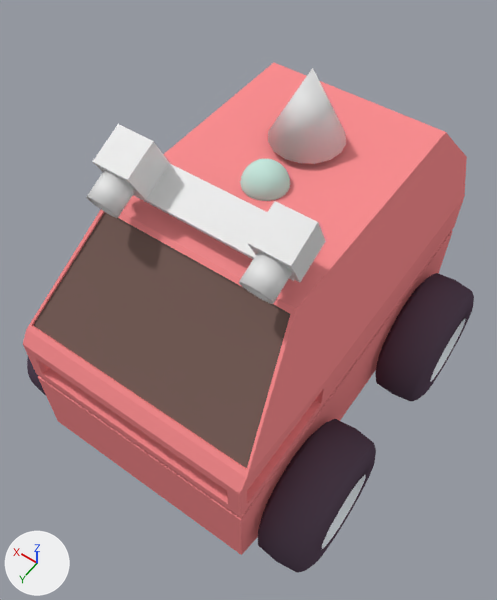
An edit to the Blender file components/robots/dala/dala_pocolibs.blend, drawn before and after from the same camera.
Before and after are seen from a 50 mm lens placed at (-0.69, 1.035, 1.973), pointed at (-0.015, 0.09, 0.487). Every picture has the same lights, and +X, +Y and +Z are marked at lower left.

The first picture shows 'ATRV', 'CameraCube', 'CameraCube.001', 'CameraLens', 'CameraLens.001', 'Camera_Support', 'Pocolibs_driver', 'Sphere', 'Wheel.1', 'Wheel.4'.
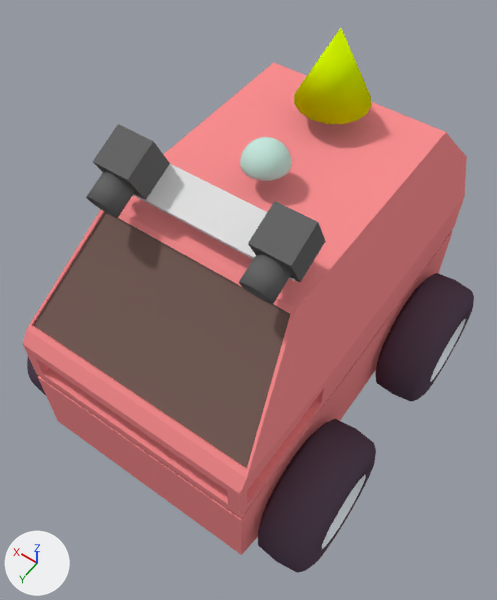
The newer file is also turned or shifted as a whole; pictures and numbers use the older file's frame.

Changed parts and their boxes [x1, y1, x2, y2] in the pictures (497 x 600 px):
'Pocolibs_driver', recoloured, mesh turned: before [268, 68, 346, 164]; after [294, 28, 372, 124]
'Sphere', mesh turned: before [240, 159, 290, 201]; after [240, 137, 292, 181]
'CameraLens', recoloured (white to grey): [239, 252, 292, 304] in both
'CameraLens.001', recoloured: [86, 170, 135, 218] in both
part 3 of me_cube_001, recoloured (white to grey): [248, 201, 326, 282] in both
part 4 of me_cube_020, recoloured (white to grey): [93, 124, 170, 200] in both

The change in detail:
Material 'CameraMat' (mat_cameramat) is new.
Its base color is (0.14, 0.14, 0.14) (dark grey #696969).
Material 'ScreenMat' (mat_screenmat) is new.
Its base color is (0.0133, 0.63, 0.417) (cyan #1ed0ad).
Material 'PocoMat' (mat_pocomat) is new.
Its base color is (0.653, 0.913, 0.0) (green #d3f500).
me_cube_001 has 8 vertices, 6 faces and spans x -0.1..0.1, y -0.1..0.1, z -0.1..0.1.
me_cube_001 is used by ob_cameracube; parent ob_cameramain; location (0.0, 0.0, 0.0); rotation (0.0, 0.0, -3.142), in degrees (0, 0, -180); scale (0.5, 0.5, 0.5).
me_cube_001 part 3: all 5 faces centred in x -0.1..0.0, y -0.1..0.1, z -0.1..0.1 switch from no material to mat_cameramat (dark grey #696969).
me_cube_001 now uses material mat_screenmat (cyan #1ed0ad).
me_cylinder_001 has 130 vertices, 160 faces and spans x -0.07..0.07, y -0.08..0.08, z -0.08..0.08.
me_cylinder_001 now uses material mat_cameramat (dark grey #696969).
me_cube_020 has 8 vertices, 6 faces and spans x -0.1..0.1, y -0.1..0.1, z -0.1..0.1.
me_cube_020 is used by ob_cameracube_001; parent ob_cameramain_001; location (0.0, 0.0, 0.0); rotation (0.0, 0.0, -3.142), in degrees (0, 0, -180); scale (0.5, 0.5, 0.5).
me_cube_020 part 4: all 5 faces centred in x -0.1..0.0, y -0.1..0.1, z -0.1..0.1 switch from no material to mat_cameramat (dark grey #696969).
me_cube_020 now uses material mat_screenmat (cyan #1ed0ad).
me_cylinder has 130 vertices, 160 faces and spans x -0.07..0.07, y -0.08..0.08, z -0.08..0.08.
me_cylinder now uses material mat_cameramat (dark grey #696969).
me_sphere has 514 vertices, 544 faces and spans x -1.0..1.0, y -1.0..1.0, z 0.0..1.0.
me_sphere is used by ob_sphere; parent ob_gyroscope; location (0.0, 0.0, 0.0); scale (0.06, 0.06, 0.06).
me_sphere part 2: the whole mesh is turned 90 degrees about the z axis through its middle, then moved by (0.0, 0.0, 1.07).
me_cone has 18 vertices, 32 faces and spans x -1.0..1.0, y -1.0..1.0, z -1.0..1.0.
me_cone is used by ob_pocolibs_driver; parent ob_pocolibs_controller; location (0.0, 0.0, 0.1); scale (0.1, 0.1, 0.1).
me_cone part 1: the whole mesh is turned 90 degrees about the z axis through its middle, then moved by (0.0, -1.17, 0.44).
me_cone now uses material mat_pocomat (green #d3f500).
